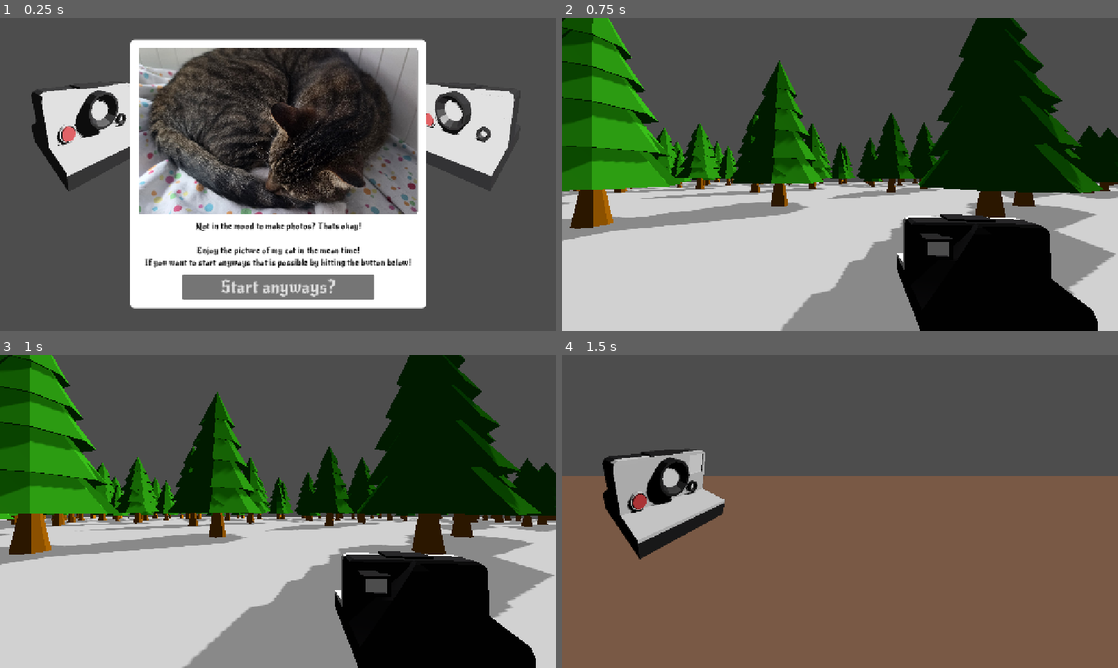
Above: before the commit, frames 1-4 (two rows, left to right).
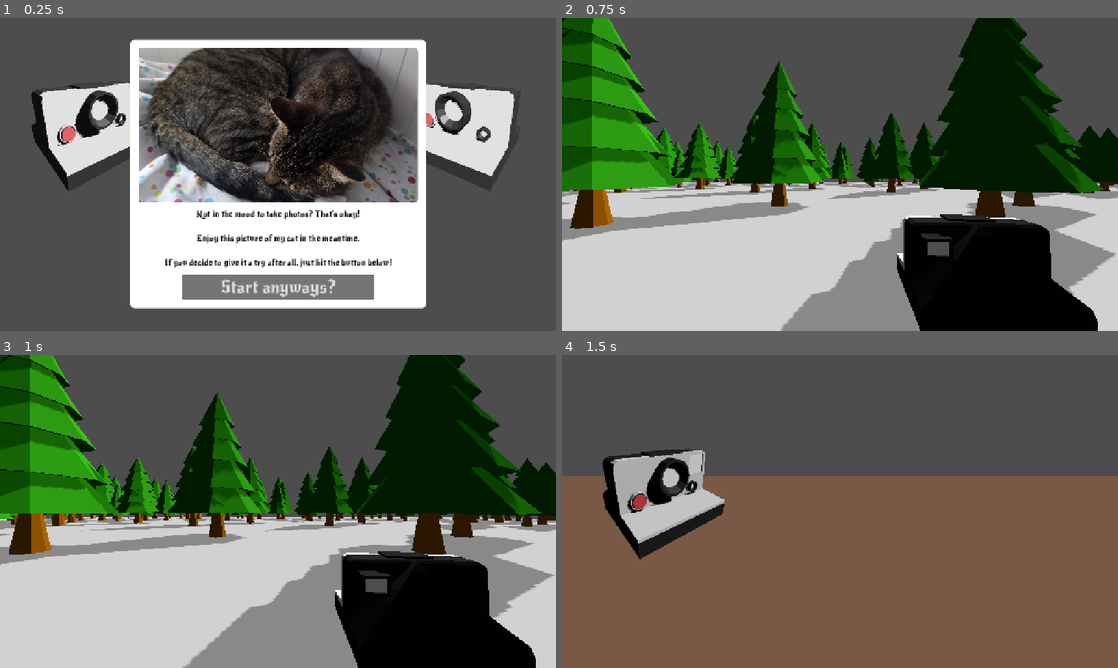
Above: after the commit, the same moments.

Repository: Chrisieee/godot-wild-jam-game-retro
Game: Godot game, scene res://scenes/quit.tscn
Two runs of this game, one before a commit and one after it. Both use one fixed random seed, a clock stepped at 60 frames per second and the inputs below. This scene is started directly instead of the project's main scene.
Inputs (mouse positions are in pixels of both pictures, inside the frame that each line leads up to):
- Up to frame 1 (0.25 s): no input
- Up to frame 2 (0.75 s): click "Start anyways?" at 0.5 s
- Up to frame 3 (1 s): no input
- Up to frame 4 (1.5 s): tap Enter (develop) at 1.25 s; move the mouse to (962, 495) at 1.27 s; hold D (right) from 1.28 s (still down); hold Right mouse button (camera) from 1.28 s (still down)

The runs differ from the first frame. In frame 1, 13% of the frame differs, in the area x 25-76%, y 9-80%; in frame 2, nothing differs; in frame 3, nothing differs; in frame 4, nothing differs.

Commit message:
text update

Diff:
--- a/scenes/end.tscn
+++ b/scenes/end.tscn
@@ -122,10 +122,11 @@
 
 [node name="Label" type="Label" parent="MarginContainer/Panel/MarginContainer/VBoxContainer" unique_id=1147490477]
 layout_mode = 2
-text = "Thank you for playing my little game!
-I am planning on building it out in a multiplayer game like letal company!
-If you have any feedback please let me know I would love to hear what you
-guys think and what I can do better when working on the game more!"
+text = "Thank you so much for playing my little game!
+I'm planning to turn it into a multiplayer game inspired by Lethal Company,
+so this is just the beginning!
+If you have any feedback, I'd love to hear it. Let me know what you
+think and what you'd like to see improved in future updates!"
 label_settings = SubResource("LabelSettings_nl5ow")
 horizontal_alignment = 1
 
--- a/scenes/quit.tscn
+++ b/scenes/quit.tscn
@@ -134,10 +134,11 @@
 
 [node name="Label" type="Label" parent="MarginContainer/Panel/MarginContainer/VBoxContainer" unique_id=862024458]
 layout_mode = 2
-text = "Not in the mood to make photos? Thats okay!
+text = "Not in the mood to take photos? That's okay!
 
-Enjoy the picture of my cat in the mean time!
-If you want to start anyways that is possible by hitting the button below!"
+Enjoy this picture of my cat in the meantime.
+
+If you decide to give it a try after all, just hit the button below!"
 label_settings = SubResource("LabelSettings_8wxvc")
 horizontal_alignment = 1
 
--- a/scenes/start.tscn
+++ b/scenes/start.tscn
@@ -123,10 +123,10 @@
 
 [node name="Label" type="Label" parent="MarginContainer/Panel/MarginContainer/VBoxContainer" unique_id=1379475569]
 layout_mode = 2
-text = "Its time to start your photography journey!
-Grab your old polaroid camera and show us what you got!
-You do need to watch out on the amount of pictures you can make because
-you can run out..."
+text = "It's time to start your photography journey!
+Grab your old Polaroid camera and show us what you've got!
+Just be careful... You only have a limited number of photos, and once
+they're gone... they're gone."
 label_settings = SubResource("LabelSettings_u80x2")
 horizontal_alignment = 1
 
